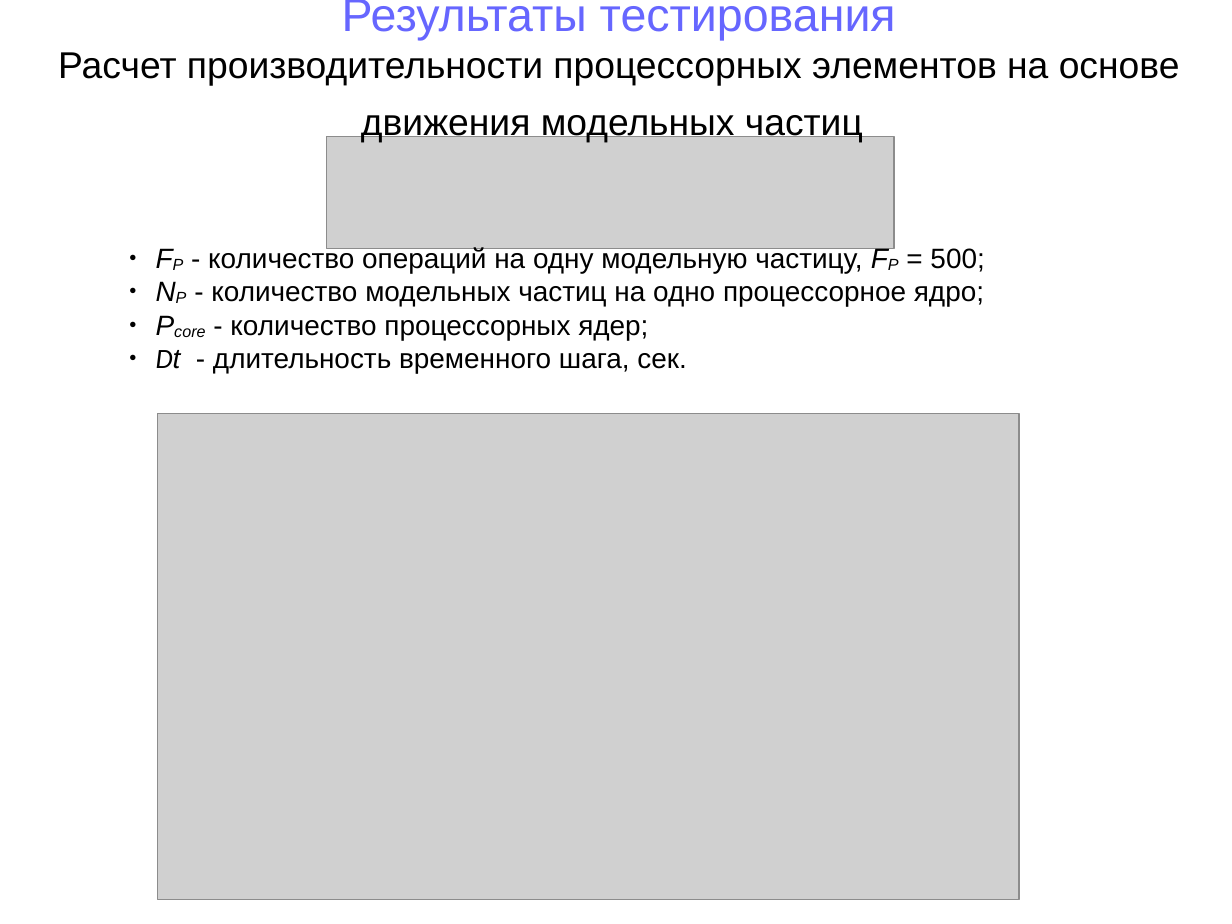
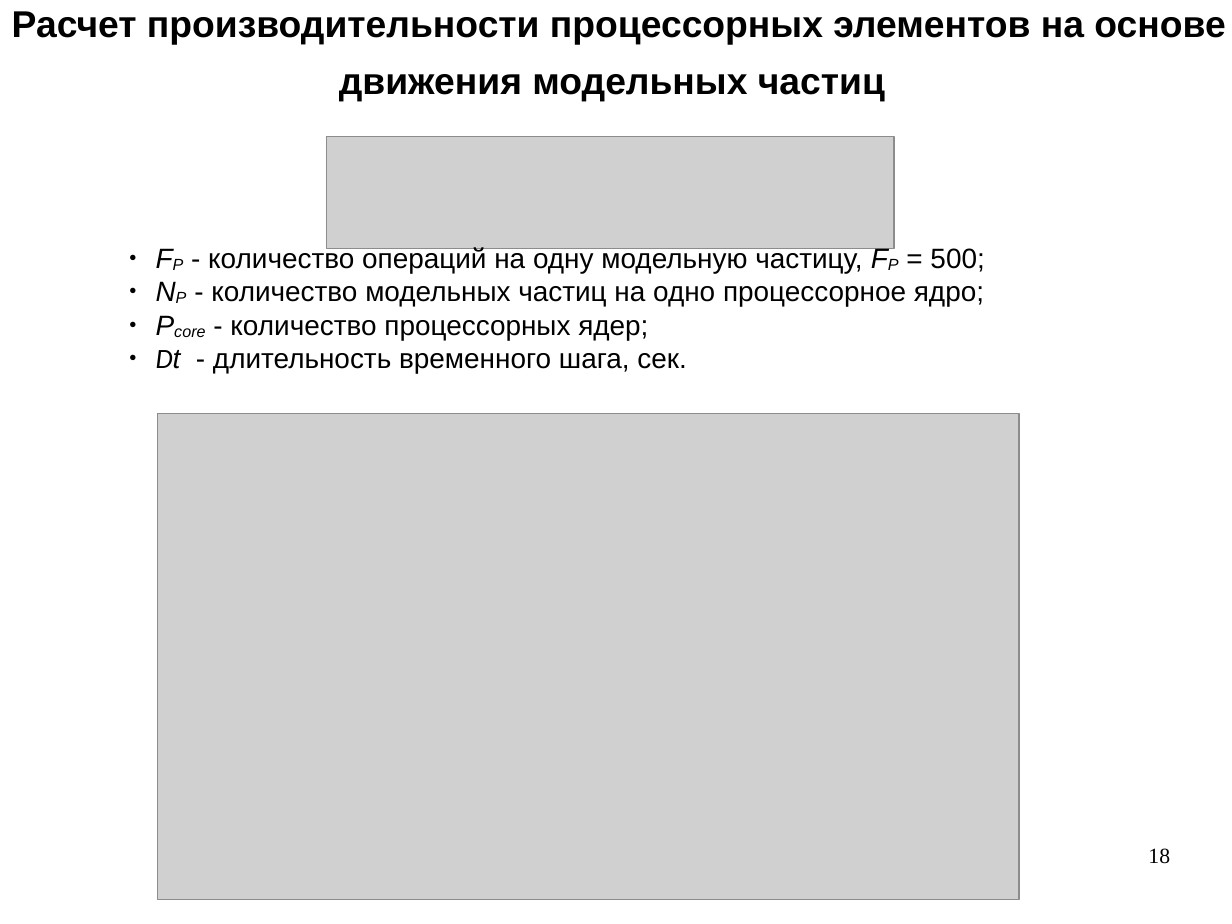
Before and after one commit to snytav/Russian-Phd-LaTeX-Dissertation-Template, a slide deck: slide 18 of Presentation/presentation_SnytnikovAV.odp (slide 22 before the commit). Drawn at 1232x924 pixels with LibreOffice and Linux fonts; fonts in the diff are those of the drawing; grey boxes stand for pictures. Boxes give left, top, right and bottom in pixels: in the first picture for what was removed or moved away, otherwise in the second. Text is boxed around its words. In the diff, an @@ line names an element or a change of style, - is before the commit and + after.

```diff
--- a/Presentation/presentation_SnytnikovAV.odp
+++ b/Presentation/presentation_SnytnikovAV.odp
@@ title at (x1=12, y1=11, x2=1225, y2=101): text changed; bold on @@
-Результаты тестирования
-Расчет производительности процессорных элементов на основе движения модельных частиц
+Расчет производительности процессорных элементов на основе движения модельных частиц
@@ page number added at (x1=1148, y1=848, x2=1170, y2=864), 14 pt, text #000000 @@
+18
```
Also in this commit, not shown: 27 other slides changed, 6 slides added, 24 slides removed, 4 other files.
